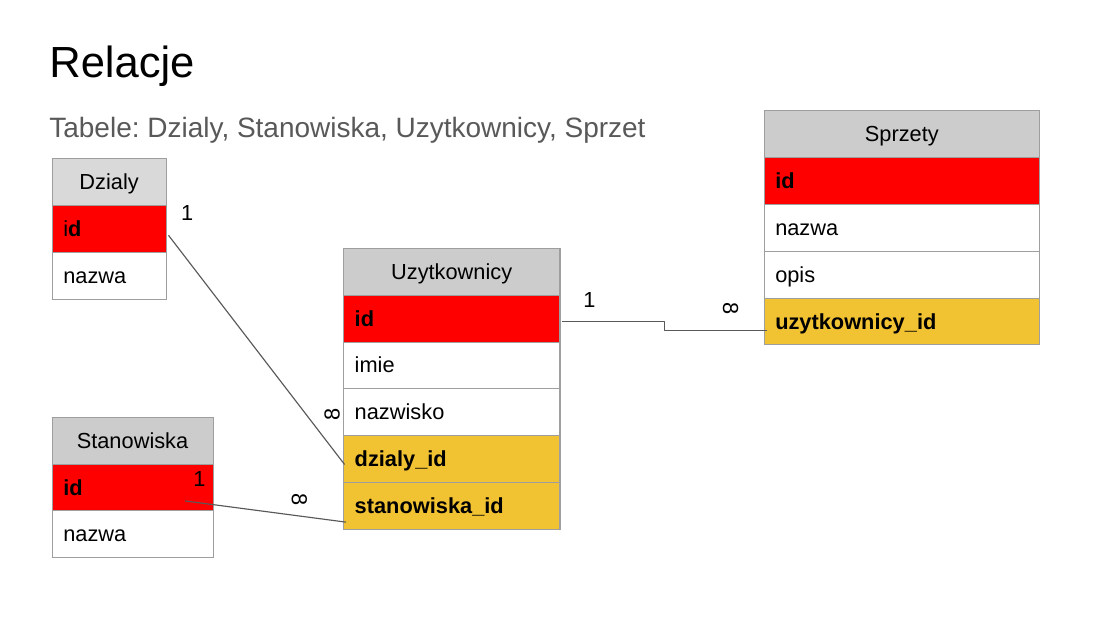
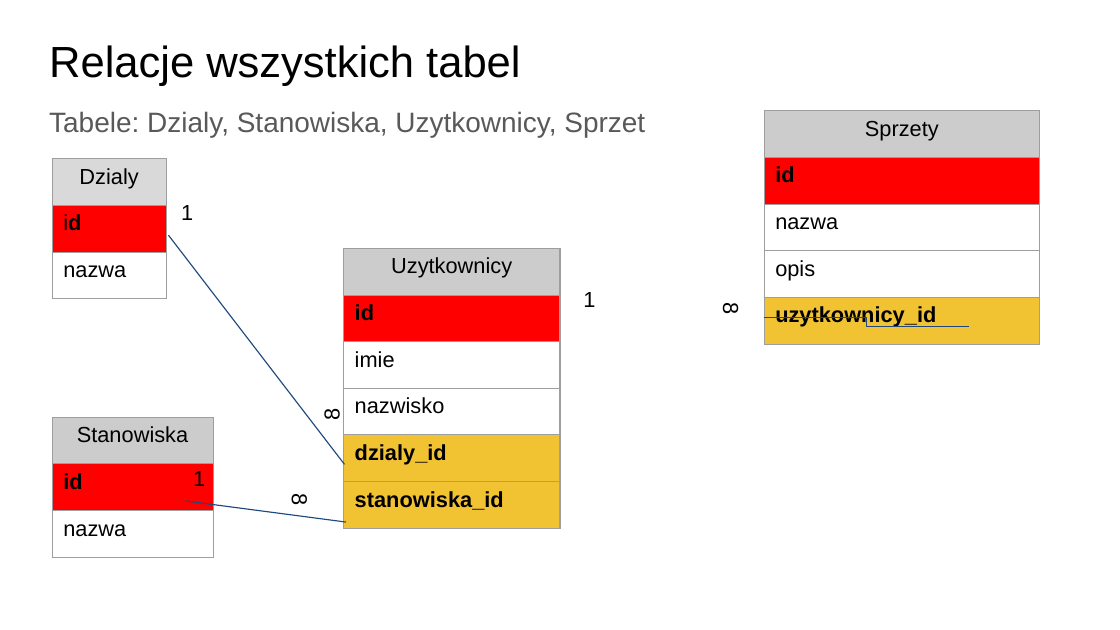
Before and after one commit to PrzemekN/wyposazenie, a slide deck: slide 9 of Projekt bazy danych Wyposazenie.pptx. Drawn at 1120x630 pixels with LibreOffice and Linux fonts; fonts in the diff are those of the drawing. Boxes give left, top, right and bottom in pixels: in the first picture for what was removed or moved away, otherwise in the second. Text is boxed around its words. In the diff, an @@ line names an element or a change of style, - is before the commit and + after.

```diff
--- a/Projekt bazy danych Wyposazenie.pptx
+++ b/Projekt bazy danych Wyposazenie.pptx
@@ text at bbox=[49, 45, 520, 86]: text changed @@
-Relacje
+Relacje wszystkich tabel
@@ text "Tabele: Dzialy, Stanowiska, Uzytkownicy, Sprzet" at bbox=[49, 111, 645, 137]: line spacing 1.15 to 1 @@
@@ table at bbox=[764, 111, 1039, 344] @@
@@ borders changed @@
@@ table at bbox=[53, 159, 167, 299] @@
@@ borders changed @@
@@ line removed from (168, 235) to (345, 465) @@
@@ freeform shape added at bbox=[168, 235, 344, 465], outline #1F497D 0.74 pt @@
@@ table at bbox=[344, 249, 560, 529] @@
@@ borders changed @@
@@ elbow line removed from (766, 330) to (562, 321) @@
@@ elbow line added from (969, 327) to (764, 318), #1F497D 0.74 pt @@
@@ table at bbox=[53, 418, 214, 558] @@
@@ borders changed @@
@@ line removed from (185, 501) to (346, 522) @@
@@ freeform shape added at bbox=[185, 501, 346, 522], outline #1F497D 0.74 pt @@
```
Also in this commit, not shown: 7 other slides changed, 1 slide added, 1 other file.
